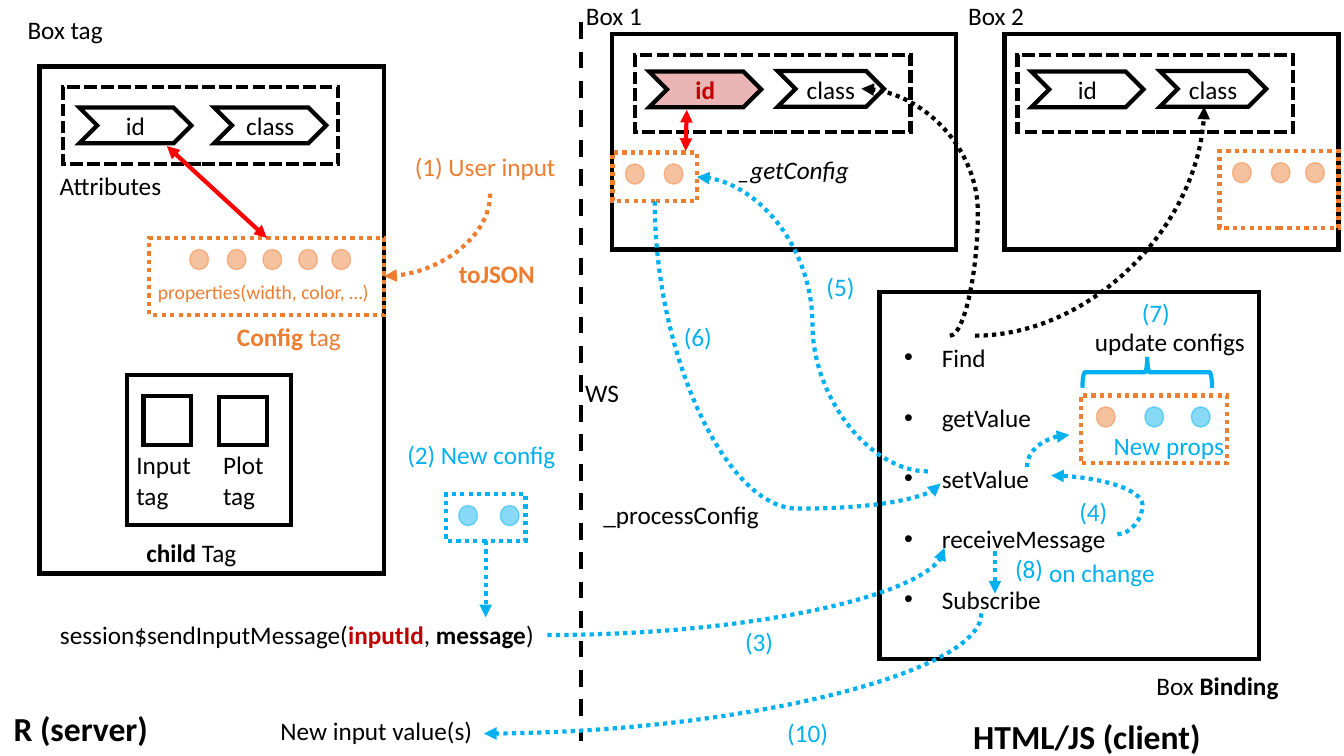
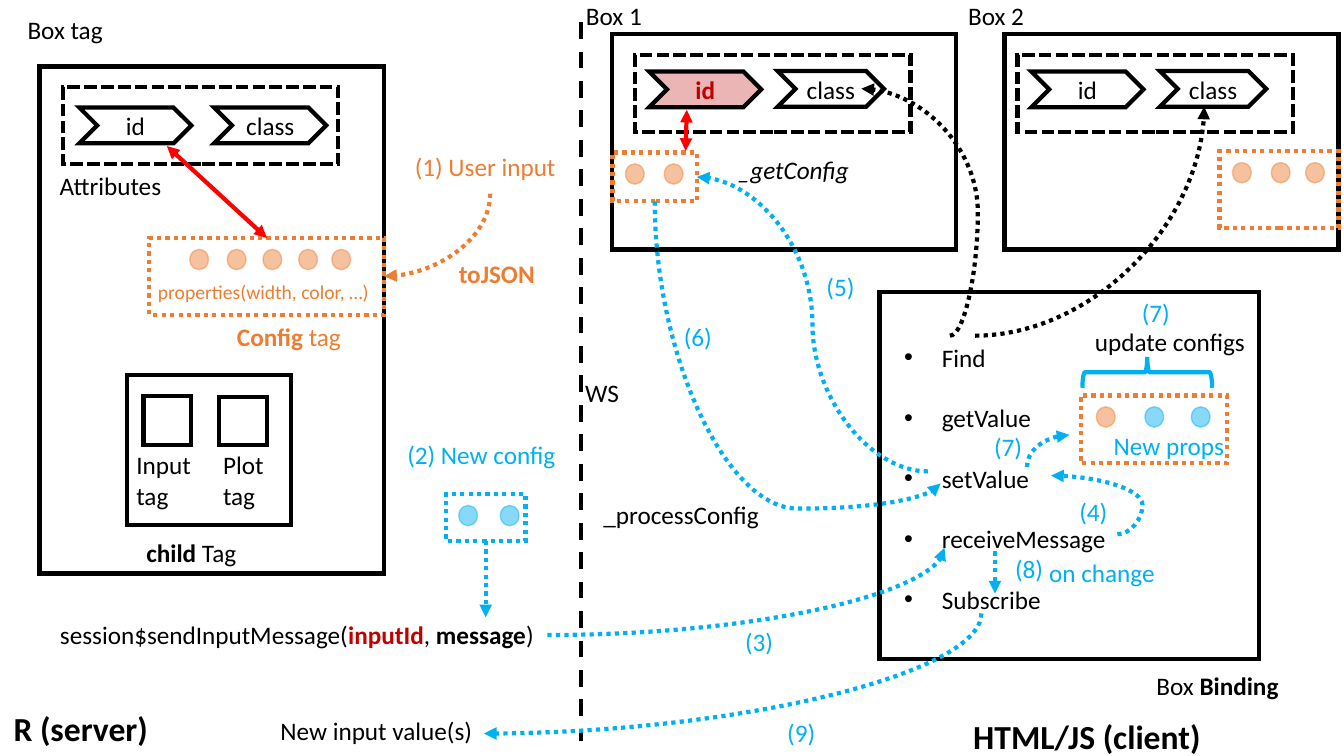
Before and after one commit to DivadNojnarg/outstanding-shiny-ui, a slide deck: slide 1 of images/survival-kit/box-on-steroids.pptx. Drawn at 1344x756 pixels with LibreOffice and Linux fonts; fonts in the diff are those of the drawing. Boxes give left, top, right and bottom in pixels: in the first picture for what was removed or moved away, otherwise in the second. Text is boxed around its words. In the diff, an @@ line names an element or a change of style, - is before the commit and + after.

```diff
--- a/images/survival-kit/box-on-steroids.pptx
+++ b/images/survival-kit/box-on-steroids.pptx
@@ text added at (994,437,1022,460), 18 pt, text #00B0F0 @@
+(7)
@@ text at (787,723,815,746): text changed @@
-(10)
+(9)
```
Also in this commit, not shown: 1 other file.
